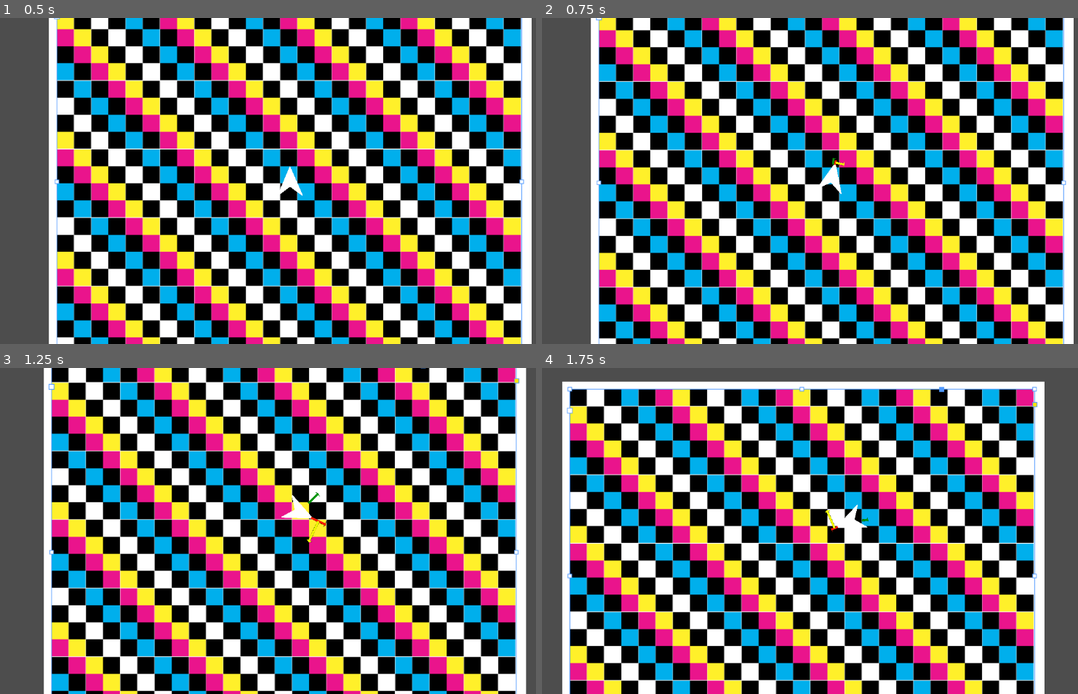
Above: before the commit, frames 1-4 (two rows, left to right).
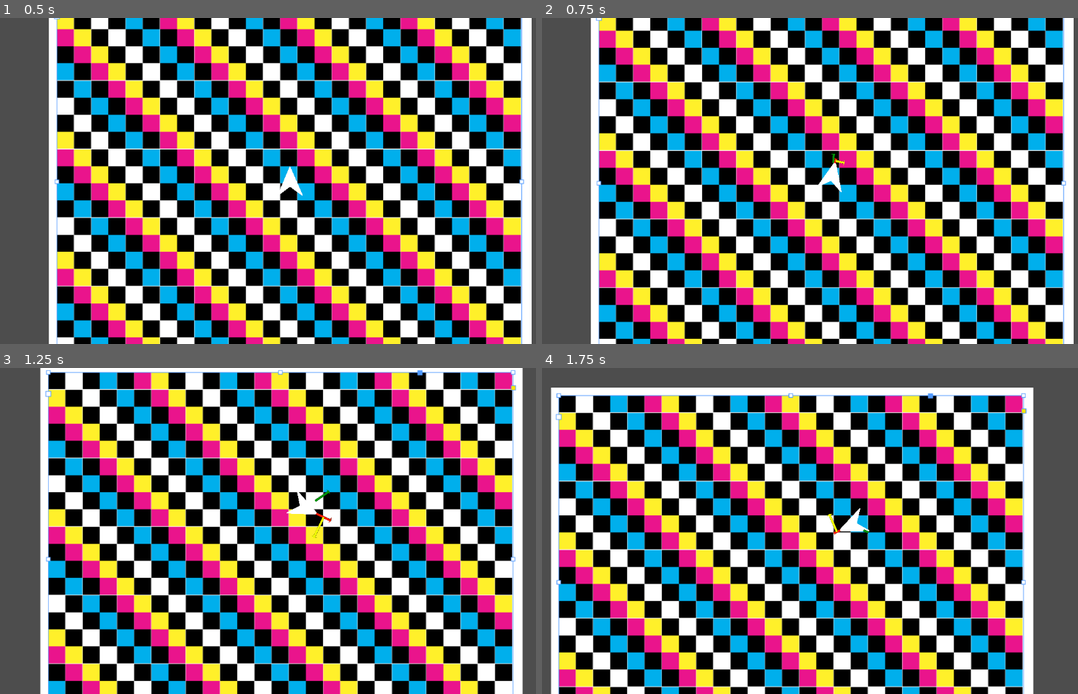
Above: after the commit, the same moments.

Repository: ParadoxArcher/Angle_Advantage
Game: Godot game, scene res://Scenes/GameScene.tscn
Same seed, same stepped clock (60 frames per second), same inputs: the game is played once before the commit and once after it.
Inputs:
- Up to frame 1 (0.5 s): no input
- Up to frame 2 (0.75 s): tap Enter at 0.5 s; hold D (RotateRight) from 0.53 s (still down); hold W (Boost) from 0.53 s (still down)
- Up to frame 3 (1.25 s): keep holding D (RotateRight); keep holding W (Boost)
- Up to frame 4 (1.75 s): release D (RotateRight) at 1.28 s; release W (Boost) at 1.28 s; hold S (Back) from 1.28 s (still down); tap W (Boost) at 1.35 s

Frame 1 is identical in both runs. In frame 2, 6.1% of the frame differs, in the area x 10-98%, y 0-99%; in frame 3, 53%; in frame 4, 70%, in the area x 1-94%, y 4-100%.

Commit message:
vault backup: 2025-01-14 15:06:36

Diff:
--- a/zProject Files/Godot/Scripts/PlayerScript.gd
+++ b/zProject Files/Godot/Scripts/PlayerScript.gd
@@ -52,13 +52,6 @@
 		else:
 			BoostDir = Vector2(cos(rotation), sin(rotation)) * (BoostDecay[0] * BoostDecay[2] )
 			BoostDecay[0] -= clampf(BoostDecay[1], 0, BoostDecay[0])
-
-		var CounterAccel = (-BoostDir.dot(velocity / MaxSpeed[1]) + 1 ) * CounterScaler[0]
-		AccelRate = (SpeedAccel * CounterAccel ) + (SpeedDecel[1] * CounterAccel )
-	else:
-		BoostDir = Vector2(0, 0)
-		AccelRate = SpeedDecel[0]
-	print(AccelRate)
 	#endregion
 
 	#region Rotation
@@ -99,8 +92,10 @@
 	RotaSpeed = lerpf(RotaSpeed, MoveInput.x * MaxRota[0], clampf(RotaRate, 0, 1)) # Rotation Acceleration
 	rotate(RotaSpeed)
 
+	var VelMomentum = velocity.normalized()
 	var TargetVel = BoostDir * MaxSpeed[0]
-	velocity = lerp(velocity, TargetVel, clampf(AccelRate, 0, 1))
+	velocity = lerp(velocity, VelMomentum, SpeedDecel[0])
+	velocity = lerp(velocity, TargetVel, SpeedAccel)
 	move_and_slide()
 	#endregion
 
Not shown, changed: .obsidian/workspace.json
